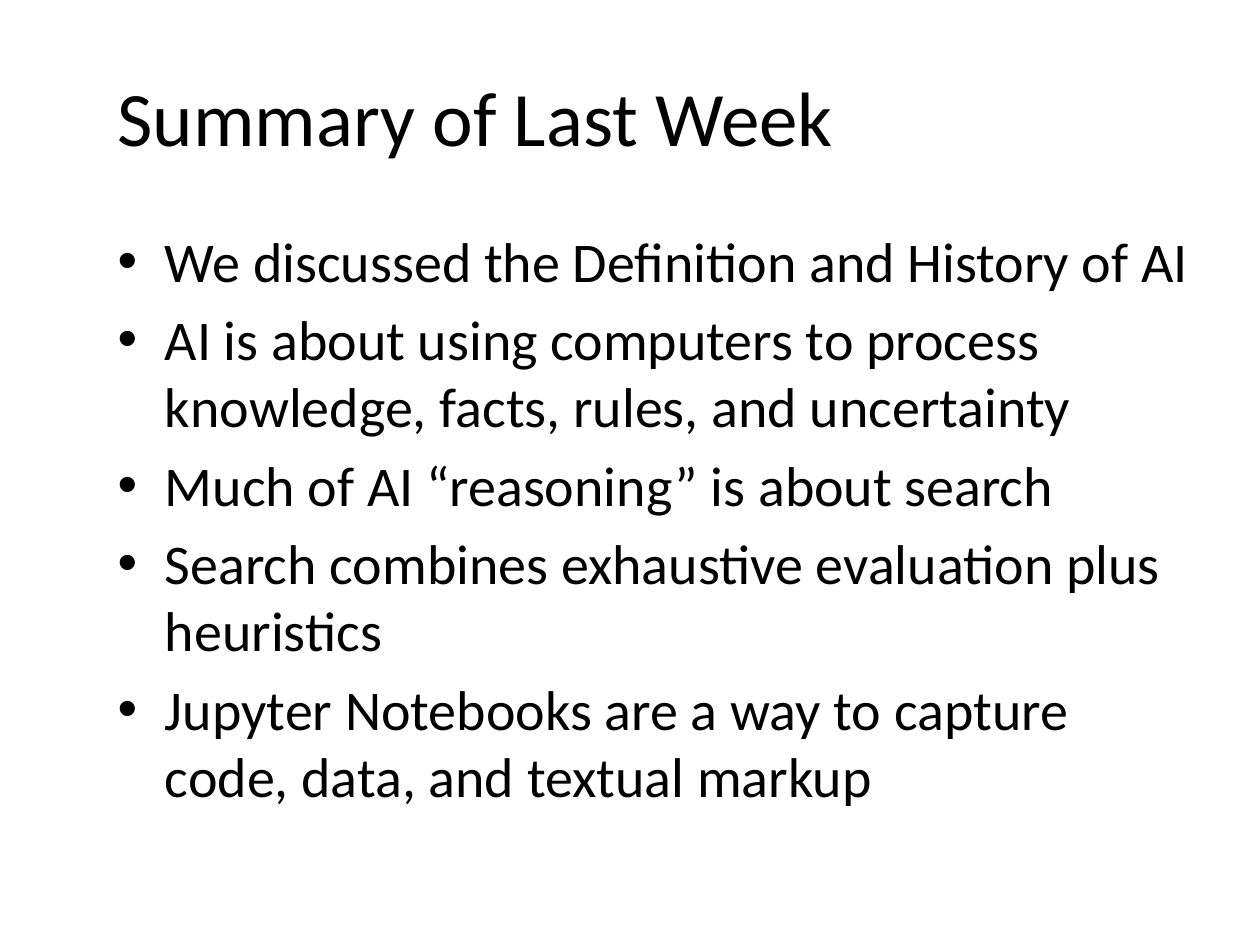
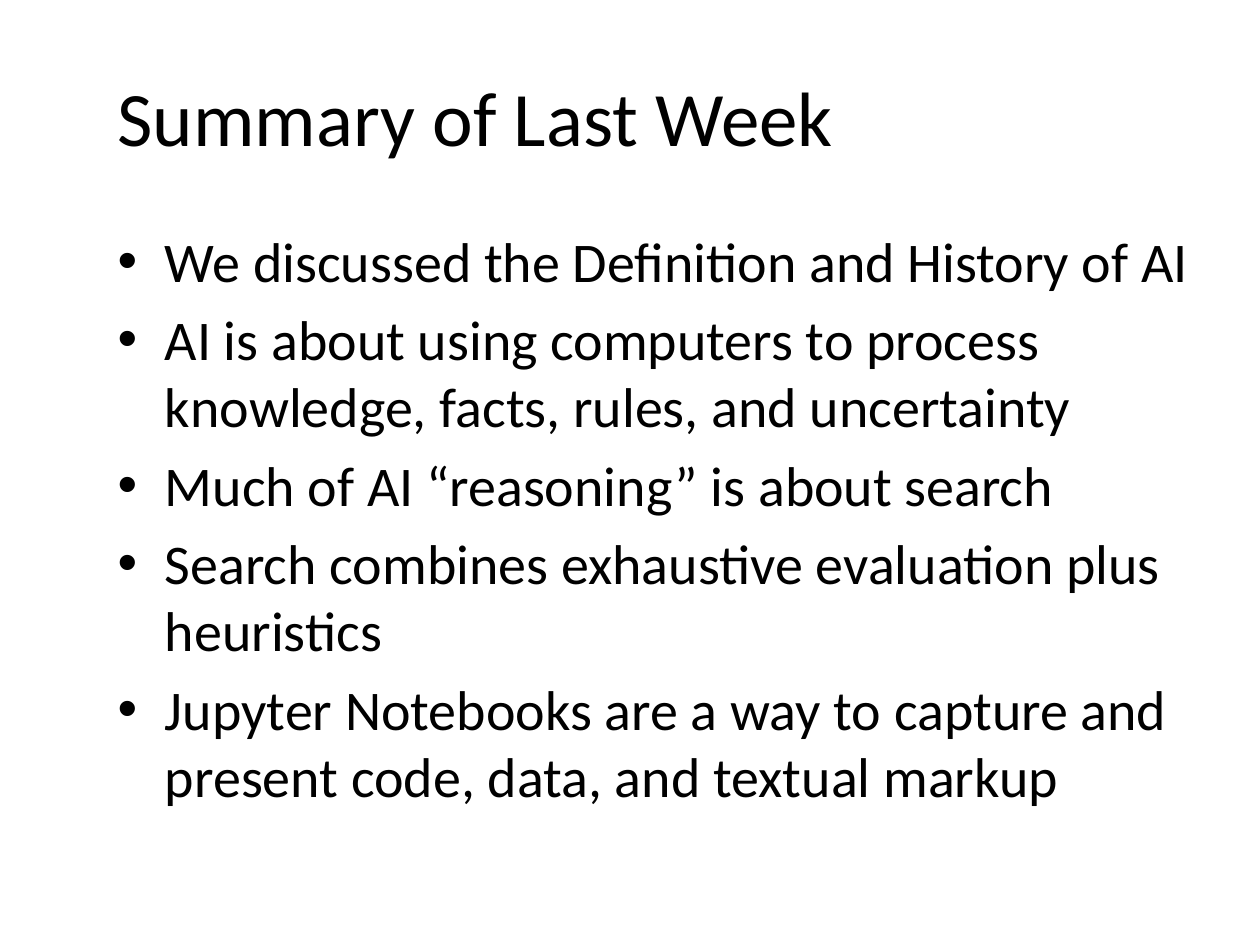
Before and after one commit to JeffRisberg/PythonNotebooksForAI, a slide deck: slide 2 of Documents/60-Introduction.pptx. Drawn at 1260x945 pixels with LibreOffice and Linux fonts; fonts in the diff are those of the drawing; background and template pictures are left out. Boxes give left, top, right and bottom in pixels: in the first picture for what was removed or moved away, otherwise in the second. Text is boxed around its words. In the diff, an @@ line names an element or a change of style, - is before the commit and + after.

Commit message:
updated slides and added new notebooks

```diff
--- a/Documents/60-Introduction.pptx
+++ b/Documents/60-Introduction.pptx
@@ text at box(165, 691, 1167, 806): text changed @@
-• Jupyter Notebooks are a way to capture code, data, and textual markup
+• Jupyter Notebooks are a way to capture and present code, data, and textual markup
```
Also in this commit, not shown: 7 other slides changed, 1 slide added, 53 other files.
